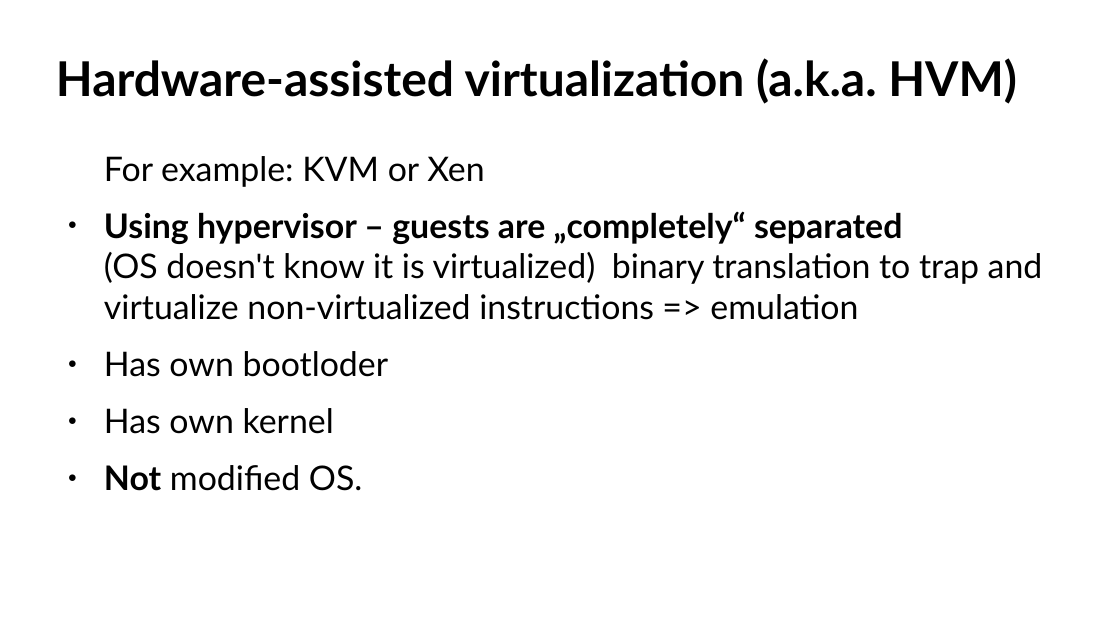
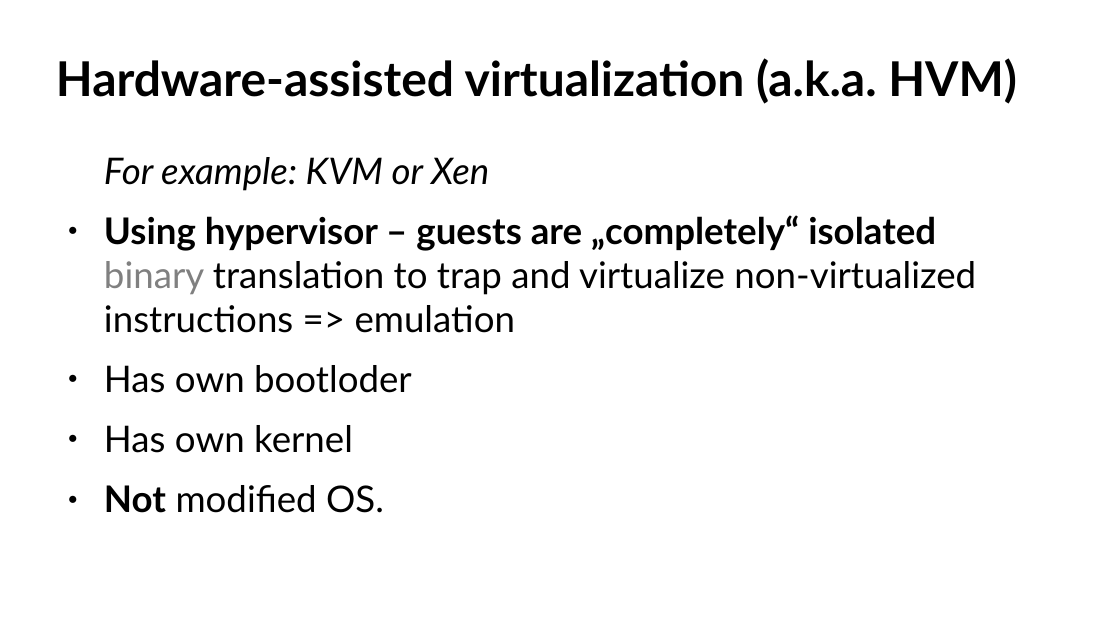
Before and after one commit to djz88/docs, a slide deck: slide 6 of kontejnery/kernel_isolation_linuxdays2017.odp (slide 3 before the commit). Drawn at 1120x630 pixels with LibreOffice and Linux fonts; fonts in the diff are those of the drawing; background and template pictures are left out. Boxes give left, top, right and bottom in pixels: in the first picture for what was removed or moved away, otherwise in the second. Text is boxed around its words. In the diff, an @@ line names an element or a change of style, - is before the commit and + after.

```diff
--- a/kontejnery/kernel_isolation_linuxdays2017.odp
+++ b/kontejnery/kernel_isolation_linuxdays2017.odp
@@ text at bbox=[104, 157, 489, 513]: size 24.1 to 26 pt in "For example: KVM or Xen", "Has own bootloder", "Has own kernel", "Not modified OS."; italic on in "For example: KVM or Xen" @@
@@ text at bbox=[104, 215, 976, 333]: text changed; size 24.1 to 26 pt @@
-● Using hypervisor – guests are „completely“ separated
-  (OS doesn't know it is virtualized) binary translation to trap and virtualize non-virtualized instructions => emulation
+● Using hypervisor – guests are „completely“ isolated
+  binary translation to trap and virtualize non-virtualized instructions => emulation
```
Also in this commit, not shown: 15 other slides changed, 2 slides added, 14 slides removed, 1 other file.
